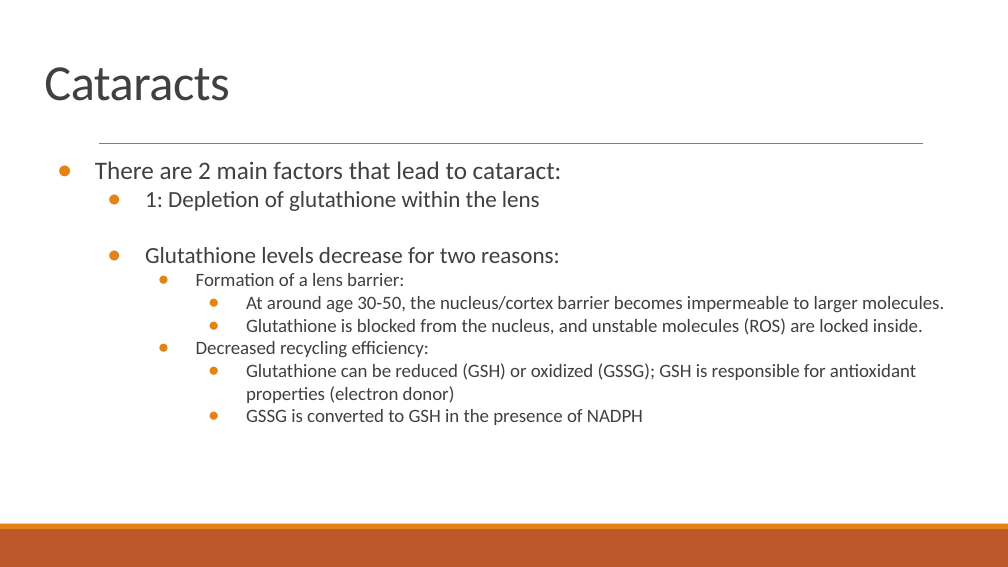
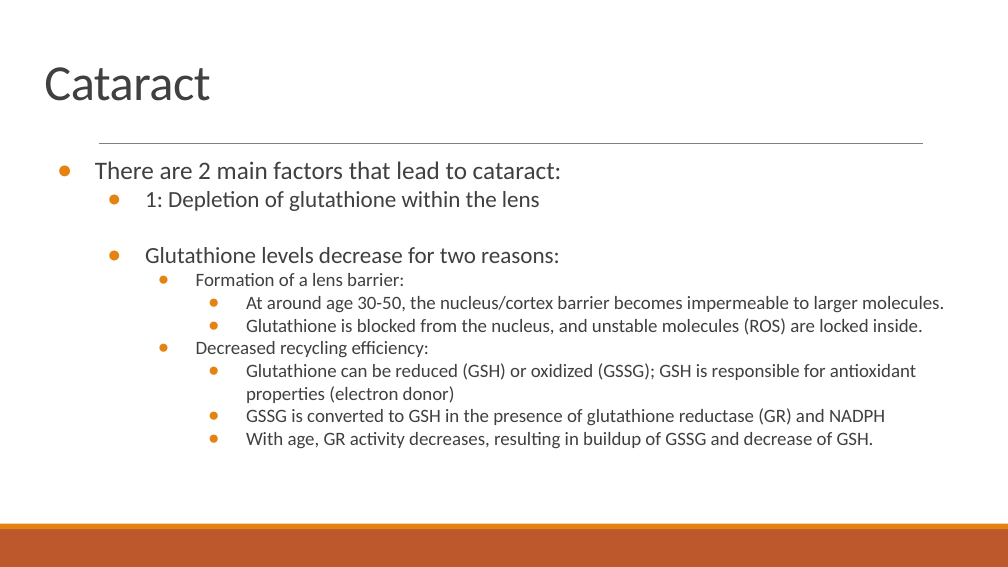
Before and after one commit to dyaom/REHS-2019, a slide deck: slide 4 of Cataract.pptx (slide 5 before the commit). Drawn at 1008x567 pixels with LibreOffice and Linux fonts; fonts in the diff are those of the drawing. Boxes give left, top, right and bottom in pixels: in the first picture for what was removed or moved away, otherwise in the second. Text is boxed around its words. In the diff, an @@ line names an element or a change of style, - is before the commit and + after.

```diff
--- a/Cataract.pptx
+++ b/Cataract.pptx
@@ title at (x1=44, y1=67, x2=210, y2=101): text changed @@
-Cataracts
+Cataract
@@ text at (x1=246, y1=408, x2=885, y2=448): text changed @@
-      ● GSSG is converted to GSH in the presence of NADPH
+      ● GSSG is converted to GSH in the presence of glutathione reductase (GR) and NADPH
+      ● With age, GR activity decreases, resulting in buildup of GSSG and decrease of GSH.
```
Also in this commit, not shown: 1 other slide changed, 1 slide removed, 3 other files.
